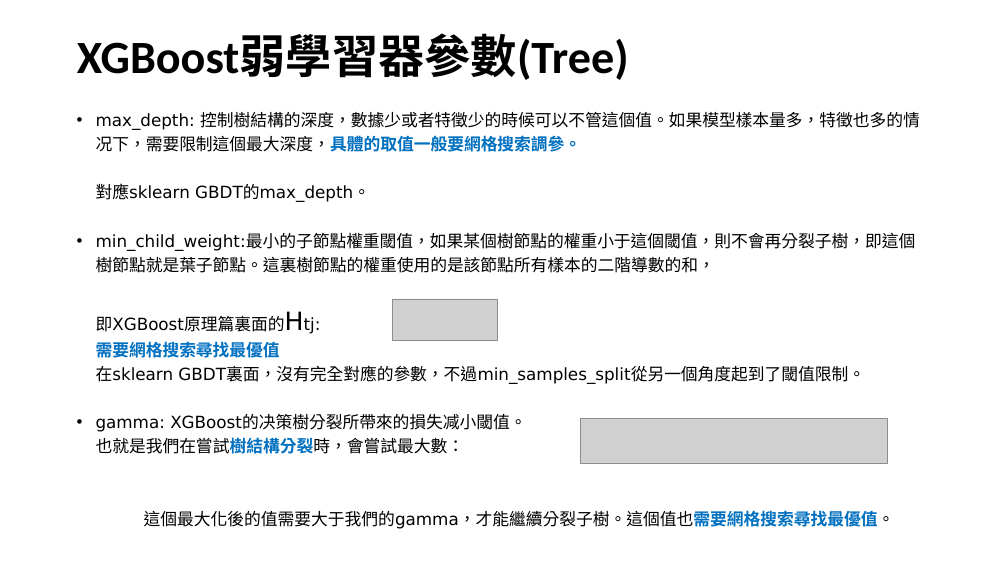
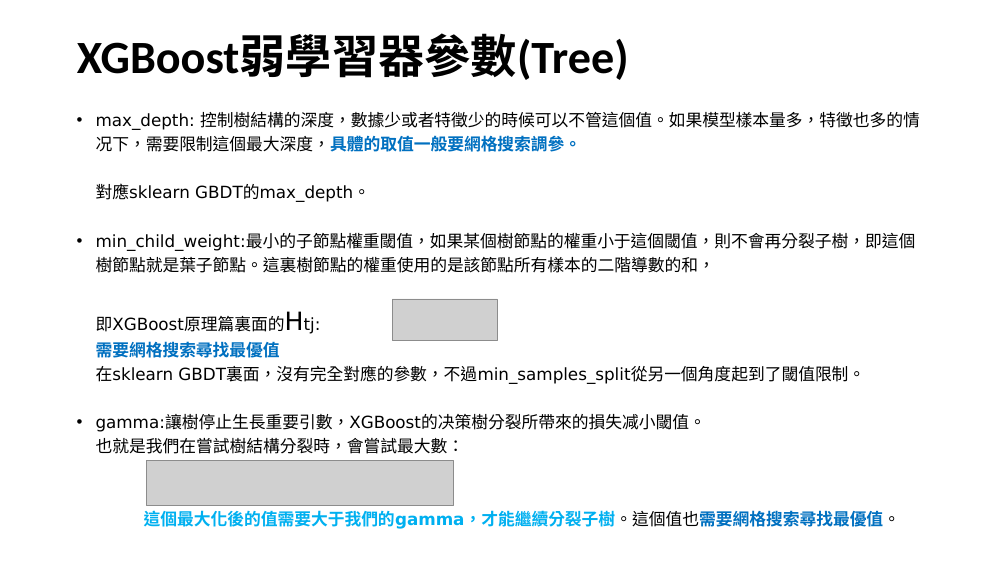
Before and after one commit to lokcyi/AI, a slide deck: slide 15 of ClassMaterial/20210308/XGBoost介紹.ppt (slide 14 before the commit). Drawn at 1008x567 pixels with LibreOffice and Linux fonts; fonts in the diff are those of the drawing; grey boxes stand for pictures. Boxes give left, top, right and bottom in pixels: in the first picture for what was removed or moved away, otherwise in the second. Text is boxed around its words. In the diff, an @@ line names an element or a change of style, - is before the commit and + after.

```diff
--- a/ClassMaterial/20210308/XGBoost介紹.ppt
+++ b/ClassMaterial/20210308/XGBoost介紹.ppt
@@ text at box(96, 415, 706, 432): text changed @@
-• gamma: XGBoost的决策樹分裂所帶來的損失减小閾值。
+• gamma:讓樹停止生長重要引數，XGBoost的决策樹分裂所帶來的損失减小閾值。
@@ text at box(96, 438, 901, 529): text colour #0070C0 to #000000, bold off in "也就是我們在嘗試樹結構分裂時，會嘗試最大數："; text colour #000000 to #00B0F0, bold on in "這個最大化後的值需要大于我們的gamma，才能繼續分裂子樹。這個值也需要網格搜索尋找最優值。" @@
@@ picture: place and size @@
-picture at box(580, 419, 887, 464)
+picture at box(147, 460, 453, 506)
```
Also in this commit, not shown: 10 other slides changed, 2 slides added, 4 other files.
